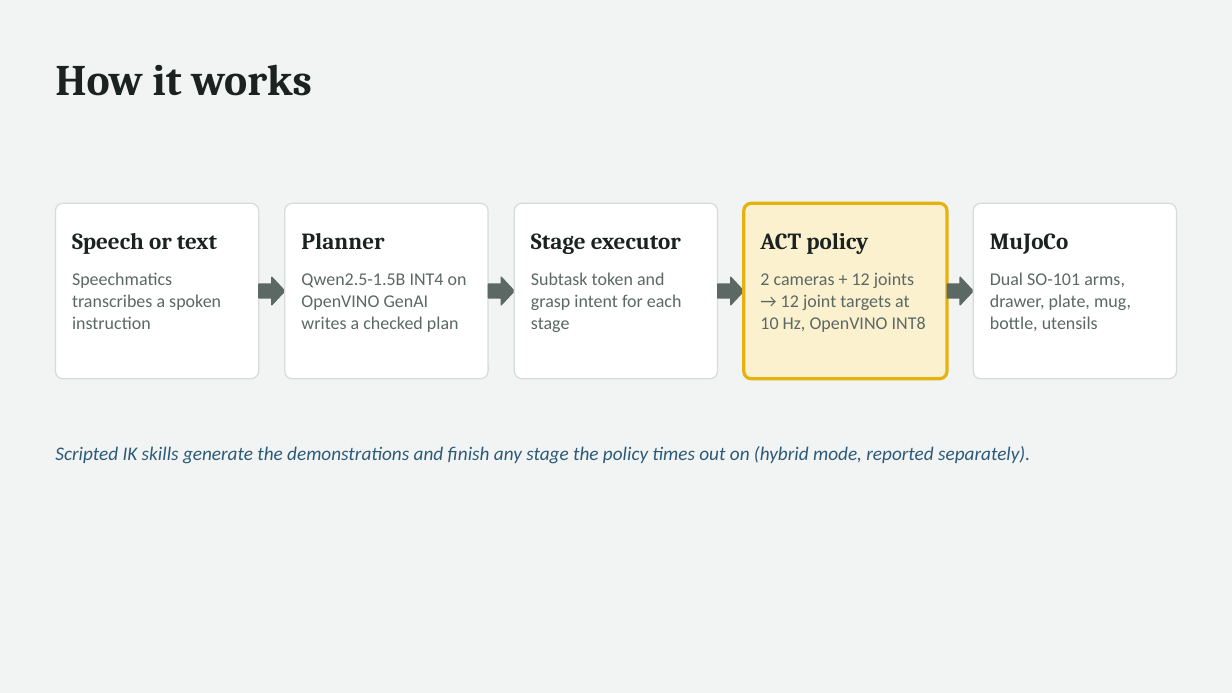
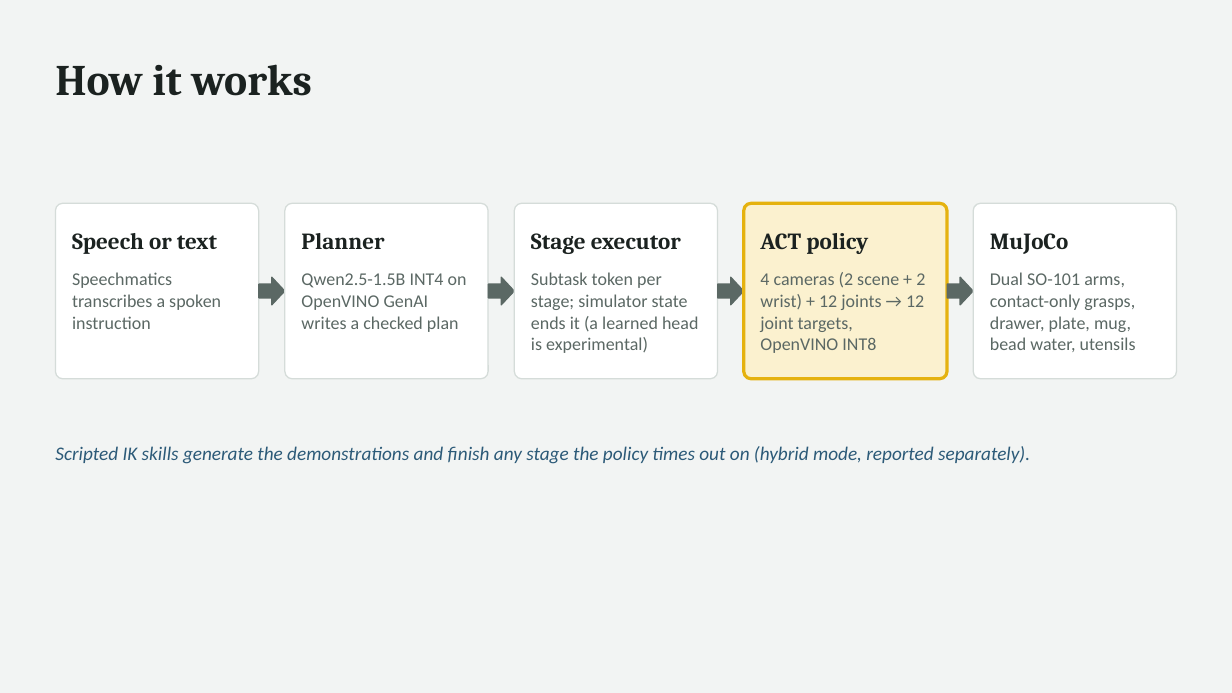
Before and after one commit to suzyeth/table-for-two, a slide deck: slide 3 of docs/slides/table_for_two.pptx. Drawn at 1232x693 pixels with LibreOffice and Linux fonts; fonts in the diff are those of the drawing. Boxes give left, top, right and bottom in pixels: in the first picture for what was removed or moved away, otherwise in the second. Text is boxed around its words. In the diff, an @@ line names an element or a change of style, - is before the commit and + after.

```diff
--- a/docs/slides/table_for_two.pptx
+++ b/docs/slides/table_for_two.pptx
@@ text at (x1=531, y1=272, x2=698, y2=353): text changed @@
-Subtask token and grasp intent for each stage
+Subtask token per stage; simulator state ends it (a learned head is experimental)
@@ text at (x1=760, y1=272, x2=925, y2=353): text changed @@
-2 cameras + 12 joints → 12 joint targets at 10 Hz, OpenVINO INT8
+4 cameras (2 scene + 2 wrist) + 12 joints → 12 joint targets, OpenVINO INT8
@@ text at (x1=990, y1=272, x2=1136, y2=352): text changed @@
-Dual SO-101 arms, drawer, plate, mug, bottle, utensils
+Dual SO-101 arms, contact-only grasps, drawer, plate, mug, bead water, utensils
```
Also in this commit, not shown: 6 other slides changed, 4 other files.
